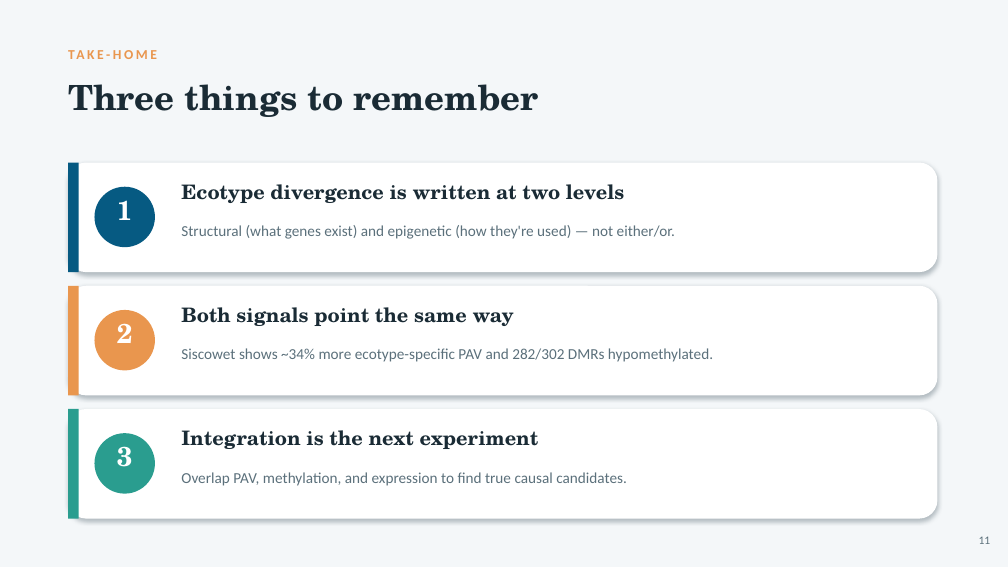
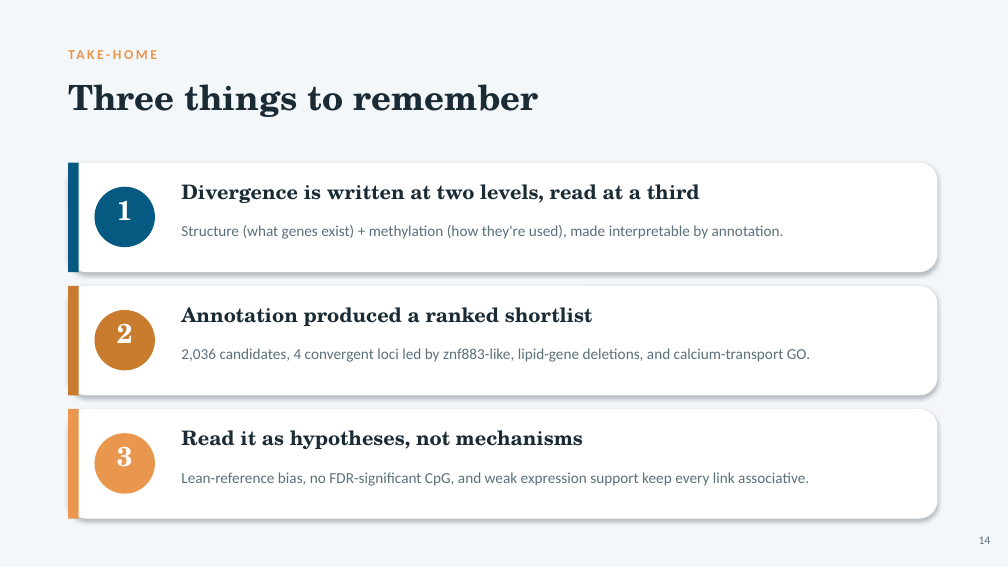
Before and after one commit to RobertsLab/project-lake-trout, a slide deck: slide 15 of output/deck/lake-trout-ecotypes-PAV-methylation.pptx (slide 12 before the commit). Drawn at 1008x567 pixels with LibreOffice and Linux fonts; fonts in the diff are those of the drawing. Boxes give left, top, right and bottom in pixels: in the first picture for what was removed or moved away, otherwise in the second. Text is boxed around its words. In the diff, an @@ line names an element or a change of style, - is before the commit and + after.

```diff
--- a/output/deck/lake-trout-ecotypes-PAV-methylation.pptx
+++ b/output/deck/lake-trout-ecotypes-PAV-methylation.pptx
@@ text at (181, 184, 700, 203): text changed @@
-Ecotype divergence is written at two levels
+Divergence is written at two levels, read at a third
@@ text at (181, 225, 784, 239): text changed @@
-Structural (what genes exist) and epigenetic (how they're used) — not either/or.
+Structure (what genes exist) + methylation (how they're used), made interpretable by annotation.
@@ rectangle at (68, 286, 79, 395): fill #E9964E to #C97B2E @@
@@ ellipse at (95, 310, 155, 371): fill #E9964E to #C97B2E @@
@@ text at (181, 307, 593, 326): text changed @@
-Both signals point the same way
+Annotation produced a ranked shortlist
@@ text at (181, 348, 810, 362): text changed @@
-Siscowet shows ~34% more ecotype-specific PAV and 282/302 DMRs hypomethylated.
+2,036 candidates, 4 convergent loci led by znf883-like, lipid-gene deletions, and calcium-transport GO.
@@ rectangle at (68, 409, 79, 519): fill #2A9D8F to #E9964E @@
@@ ellipse at (95, 433, 155, 494): fill #2A9D8F to #E9964E @@
@@ text at (181, 430, 583, 449): text changed @@
-Integration is the next experiment
+Read it as hypotheses, not mechanisms
@@ text at (181, 472, 809, 486): text changed @@
-Overlap PAV, methylation, and expression to find true causal candidates.
+Lean-reference bias, no FDR-significant CpG, and weak expression support keep every link associative.
@@ text at (979, 536, 991, 544): text changed @@
-11
+14
```
Also in this commit, not shown: 9 other slides changed, 4 slides added, 1 slide removed, 1 other file.
